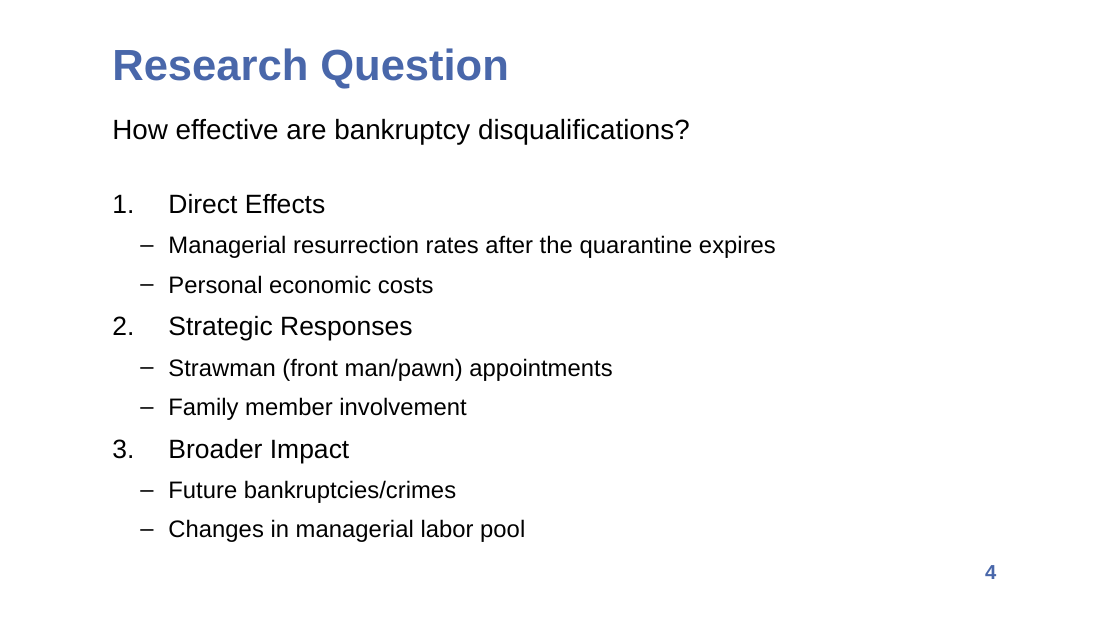
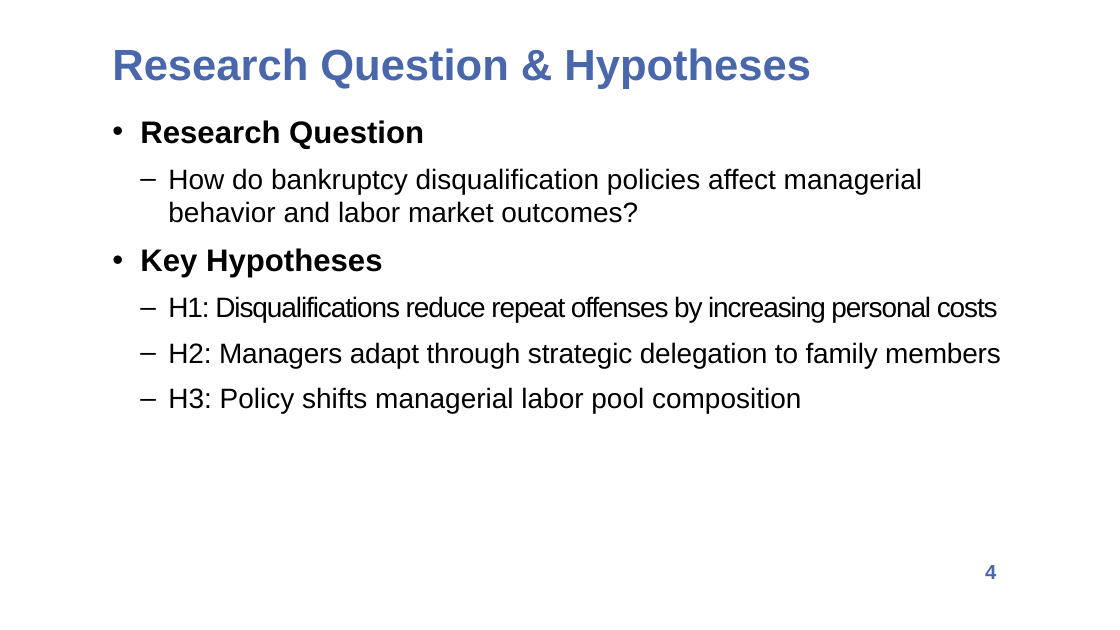
Before and after one commit to d0nghyunkang/d0nghyunkang.github.io, a slide deck: slide 4 of files/DMM BocaECGI 202412-15mins.pptx. Drawn at 1120x630 pixels with LibreOffice and Linux fonts; fonts in the diff are those of the drawing. Boxes give left, top, right and bottom in pixels: in the first picture for what was removed or moved away, otherwise in the second. Text is boxed around its words. In the diff, an @@ line names an element or a change of style, - is before the commit and + after.

```diff
--- a/files/DMM BocaECGI 202412-15mins.pptx
+++ b/files/DMM BocaECGI 202412-15mins.pptx
@@ text at [112,48,811,89]: text changed @@
-Research Question
+Research Question & Hypotheses
@@ text at [140,120,1001,413]: text changed; size 15.3 to 18 pt @@
-How effective are bankruptcy disqualifications?
-1. Direct Effects
-  – Managerial resurrection rates after the quarantine expires
-  – Personal economic costs
-2. Strategic Responses
-  – Strawman (front man/pawn) appointments
-  – Family member involvement
-3. Broader Impact
-  – Future bankruptcies/crimes
-  – Changes in managerial labor pool
+• Research Question
+  – How do bankruptcy disqualification policies affect managerial behavior and labor market outcomes?
+• Key Hypotheses
+  – H1: Disqualifications reduce repeat offenses by increasing personal costs
+  – H2: Managers adapt through strategic delegation to family members
+  – H3: Policy shifts managerial labor pool composition
```
Also in this commit, not shown: 6 other slides changed.
